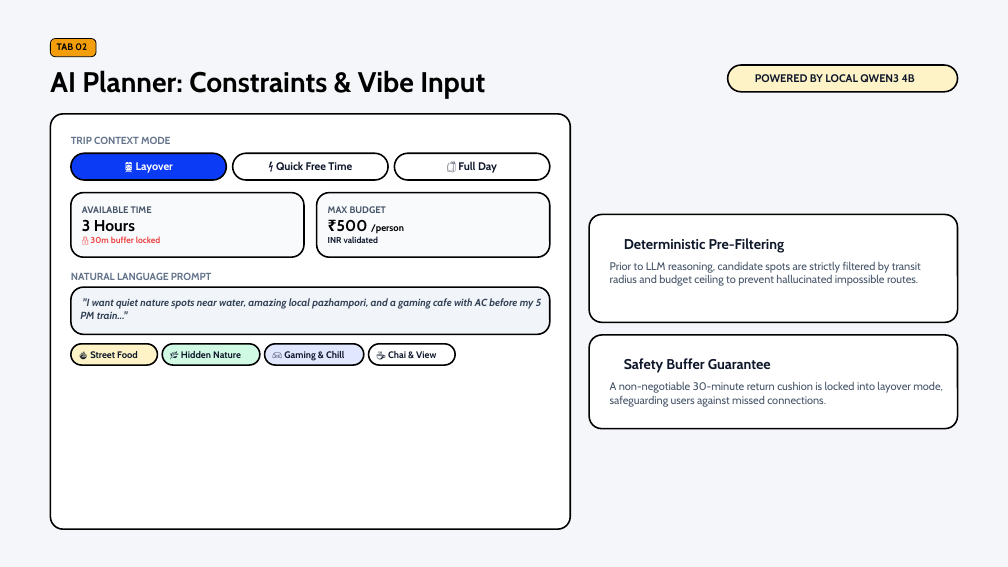
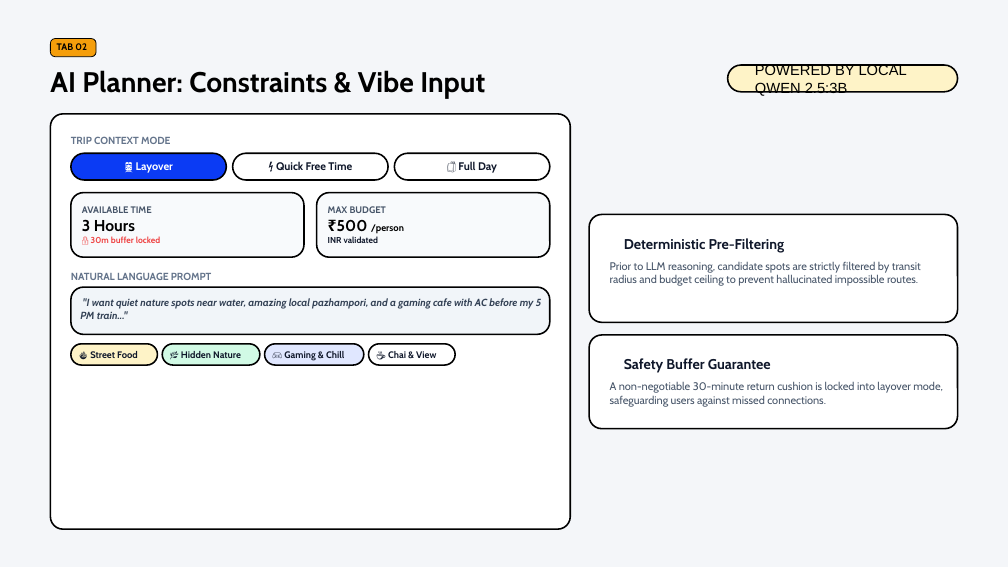
Before and after one commit to FM9447/Spot-Undoo, a slide deck: slide 4 of presentation/Spot-Undoo_Presentation.pptx. Drawn at 1008x567 pixels with LibreOffice and Linux fonts; fonts in the diff are those of the drawing; background and template pictures are left out. Boxes give left, top, right and bottom in pixels: in the first picture for what was removed or moved away, otherwise in the second. Text is boxed around its words. In the diff, an @@ line names an element or a change of style, - is before the commit and + after.

Commit message:
fix(history): dual-persist generated plans to LocalStorage + Atlas & update PPT content

```diff
--- a/presentation/Spot-Undoo_Presentation.pptx
+++ b/presentation/Spot-Undoo_Presentation.pptx
@@ text at box(755, 63, 907, 96): text changed; size 10.5 to 14 pt; font Cabin to Arial; text colour #0F172A to #000000; bold off @@
-POWERED BY LOCAL QWEN3 4B
+POWERED BY LOCAL QWEN 2.5:3B
```
Also in this commit, not shown: 6 other slides changed, 2 other files.
